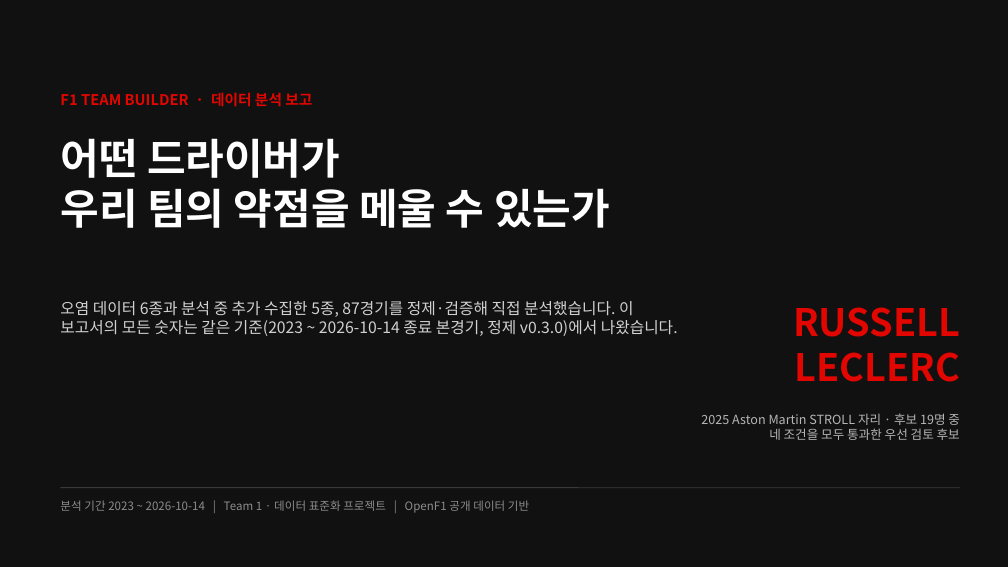
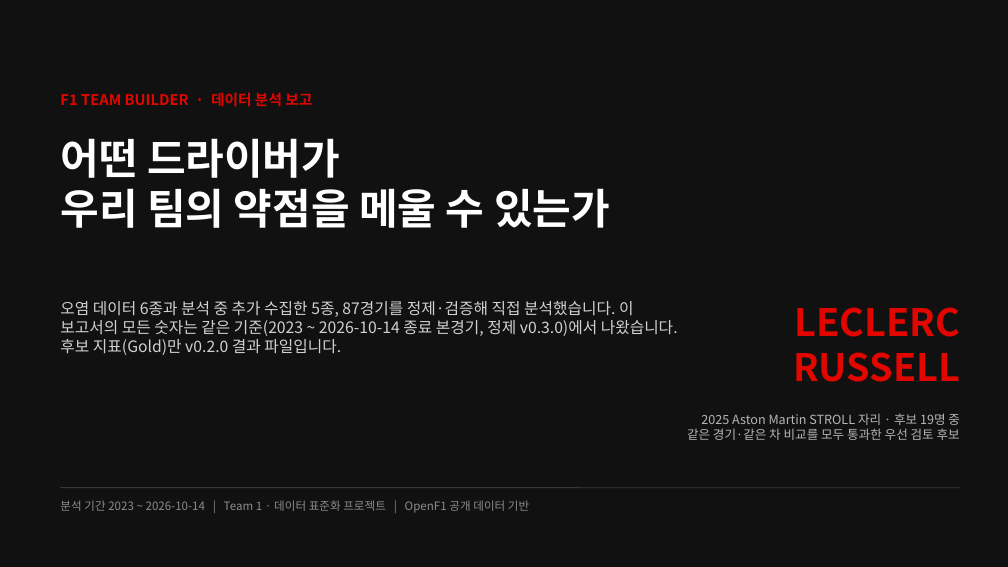
Before and after one commit to encore-ai-campus/mlo-02-p2-team1, a slide deck: slide 1 of docs/F1_TeamBuilder_발표자료.pptx. Drawn at 1008x567 pixels with LibreOffice and Linux fonts; fonts in the diff are those of the drawing. Boxes give left, top, right and bottom in pixels: in the first picture for what was removed or moved away, otherwise in the second. Text is boxed around its words. In the diff, an @@ line names an element or a change of style, - is before the commit and + after.

```diff
--- a/docs/F1_TeamBuilder_발표자료.pptx
+++ b/docs/F1_TeamBuilder_발표자료.pptx
@@ text at <box>60,301,678,355</box>: text changed @@
-오염 데이터 6종과 분석 중 추가 수집한 5종, 87경기를 정제·검증해 직접 분석했습니다. 이 보고서의 모든 숫자는 같은 기준(2023 ~ 2026-10-14 종료 본경기, 정제 v0.3.0)에서 나왔습니다.
+오염 데이터 6종과 분석 중 추가 수집한 5종, 87경기를 정제·검증해 직접 분석했습니다. 이 보고서의 모든 숫자는 같은 기준(2023 ~ 2026-10-14 종료 본경기, 정제 v0.3.0)에서 나왔습니다. 후보 지표(Gold)만 v0.2.0 결과 파일입니다.
@@ text at <box>795,307,961,337</box>: paragraph added @@
+LECLERC
@@ text at <box>795,352,961,382</box>: paragraph removed @@
-LECLERC
@@ text at <box>687,428,960,440</box>: text changed @@
-네 조건을 모두 통과한 우선 검토 후보
+같은 경기·같은 차 비교를 모두 통과한 우선 검토 후보
```
Also in this commit, not shown: 11 other slides changed, 1 other file.
